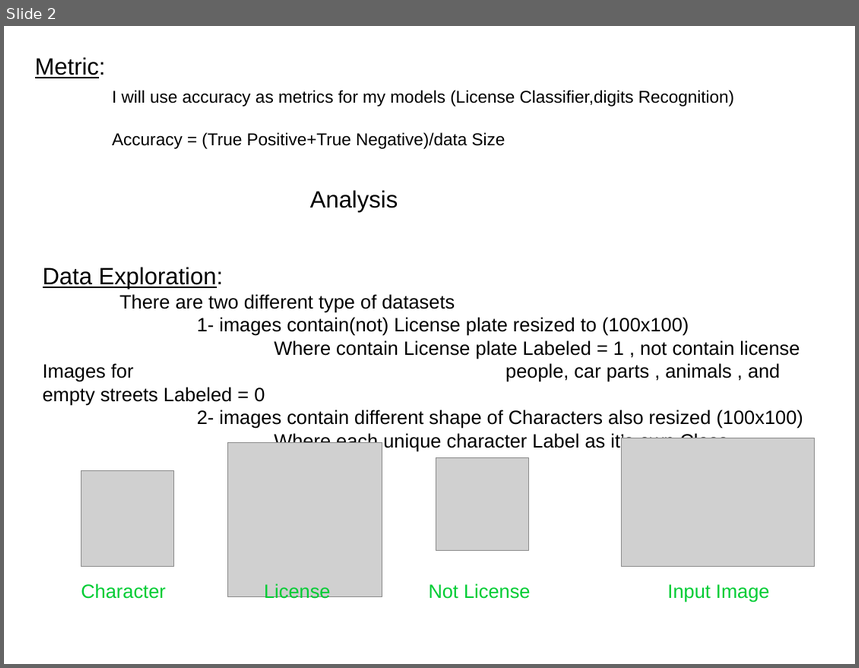
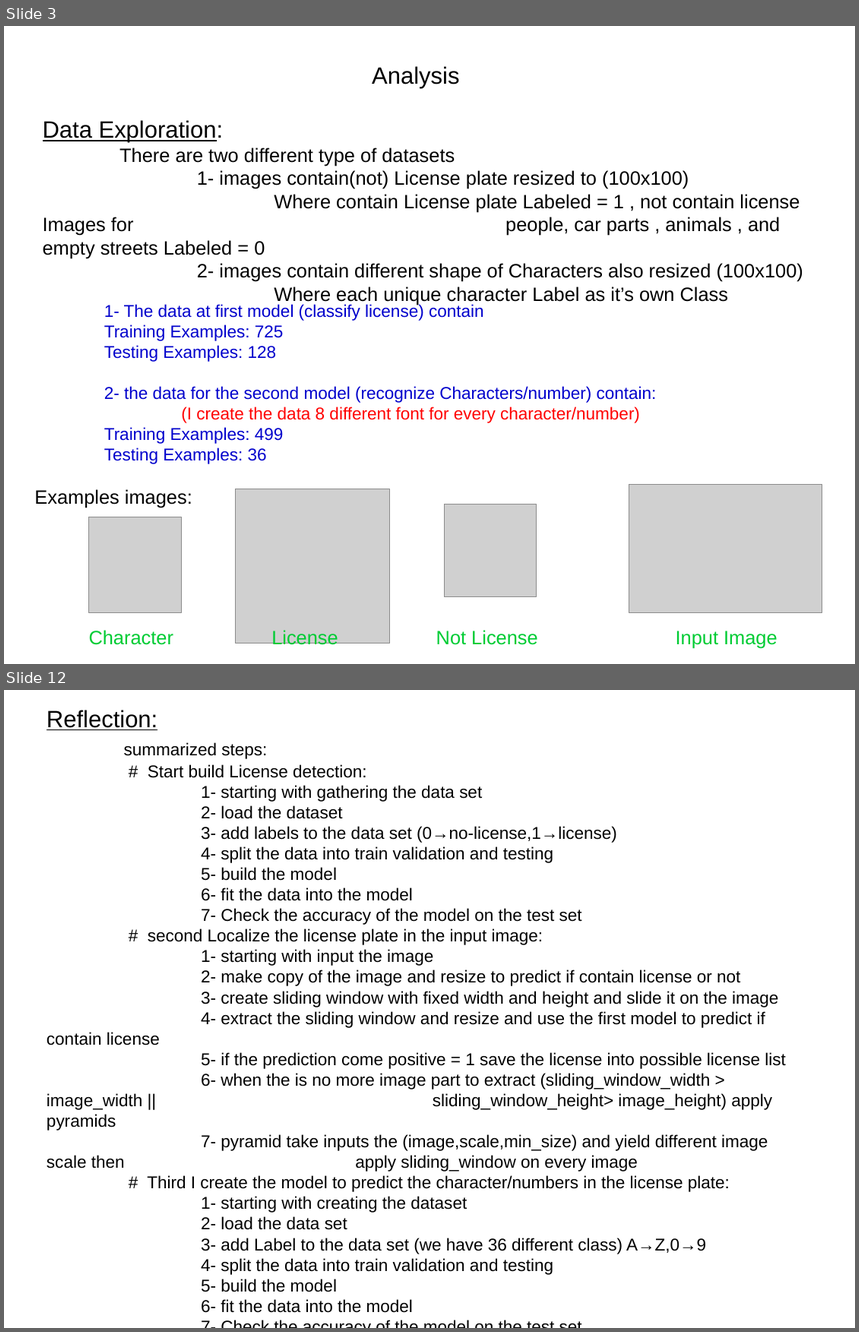
Before and after one commit to Gelboo/finalProject-LicencePlate-, a slide deck: project report.odp. Shown one above the other, each under a label of ours: slide 2 before the commit, slides 3 and 12 after it; the slides between them are not shown. The pictures are 859x668 and 859x1332 pixels, drawn with LibreOffice and Linux fonts; fonts in the diff are those of the drawing; grey boxes stand for pictures. Boxes give left, top, right and bottom in pixels: in the first picture for what was removed or moved away, otherwise in the second. Text is boxed around its words. In the diff, an @@ line names an element or a change of style, - is before the commit and + after.

```diff
--- a/project report.odp
+++ b/project report.odp
@@ slide 12 added at box(4, 690, 855, 1328), background #FFFFFF @@
@@ title added at box(47, 710, 785, 1313), 16 pt, text #000000 @@
+Reflection:
+summarized steps:
+# Start build License detection:
+1- starting with gathering the data set
+2- load the dataset
+3- add labels to the data set (0→no-license,1→license)
+4- split the data into train validation and testing
+5- build the model
+6- fit the data into the model
+7- Check the accuracy of the model on the test set
+# second Localize the license plate in the input image:
+1- starting with input the image
+2- make copy of the image and resize to predict if contain license or not
+3- create sliding window with fixed width and height and slide it on the image
+4- extract the sliding window and resize and use the first model to predict if contain license
+5- if the prediction come positive = 1 save the license into possible license list
+6- when the is no more image part to extract (sliding_window_width > image_width || sliding_window_height> image_height) apply pyramids
+7- pyramid take inputs the (image,scale,min_size) and yield different image scale then apply sliding_window on every image
+# Third I create the model to predict the character/numbers in the license plate:
+1- starting with creating the dataset
+2- load the data set
+3- add Label to the data set (we have 36 different class) A→Z,0→9
+4- split the data into train validation and testing
+5- build the model
+6- fit the data into the model
+7- Check the accuracy of the model on the test set
+# final step:
+use opencv library cv2.findContours() to detect every single character then extract every contour and fed it into the second model to predict which character in the contour
@@ what was slide 2 is now slide 3 @@
@@ slide 3 changed as well @@
@@ title removed at box(35, 57, 734, 149) @@
-Metric:
-I will use accuracy as metrics for my models (License Classifier,digits Recognition)
-Accuracy = (True Positive+True Negative)/data Size
@@ text "Analysis": place and size @@
-text "Analysis" at box(310, 190, 398, 212)
+text "Analysis" at box(372, 66, 459, 89)
@@ text "Data Exploration:": place and size @@
-text "Data Exploration:" at box(43, 267, 804, 452)
+text "Data Exploration:" at box(43, 120, 804, 305)
@@ text added at box(104, 303, 657, 465), 16 pt, text #0000CC @@
+1- The data at first model (classify license) contain
+Training Examples: 725
+Testing Examples: 128
+2- the data for the second model (recognize Characters/number) contain:
+(I create the data 8 different font for every character/number)
+Training Examples: 499
+Testing Examples: 36
@@ text added at box(34, 490, 192, 509), 18 pt, text #000000 @@
+Examples images:
@@ 4 pictures, 4 texts: place and size @@
-4 pictures, 4 texts at box(81, 439, 815, 603)
+4 pictures, 4 texts at box(89, 485, 823, 649)
```
Also in this commit, not shown: 2 other slides changed, 9 other slides added, 4 slides removed, 10 other files.
